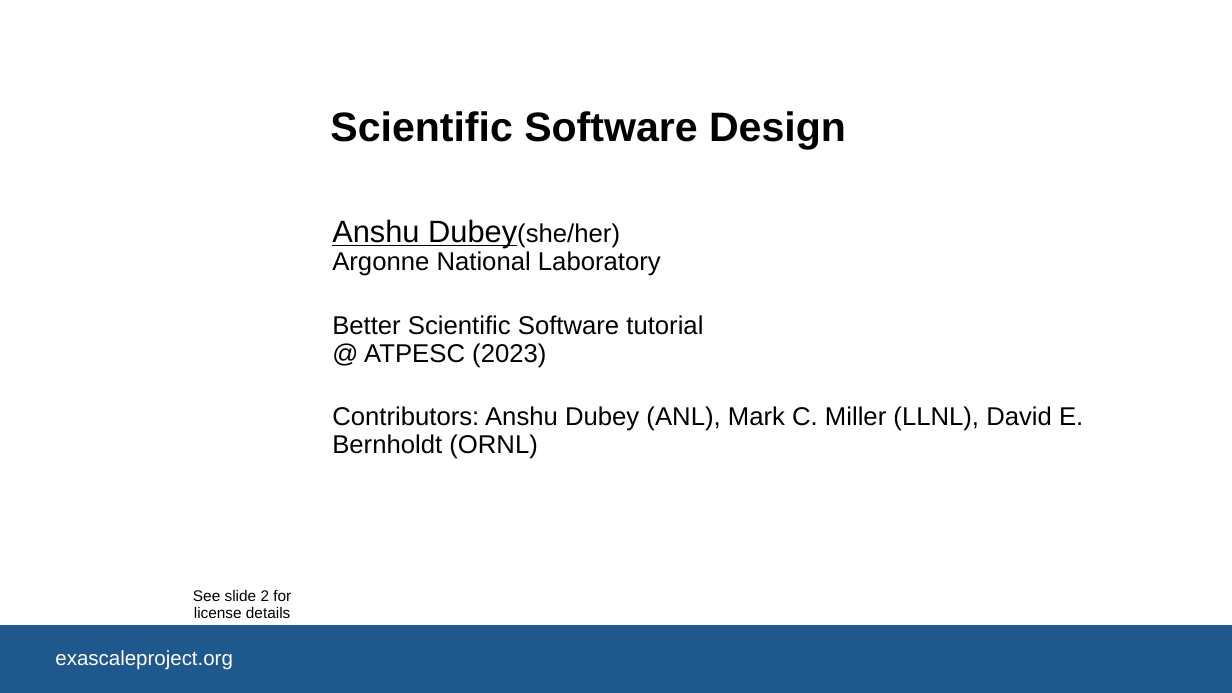
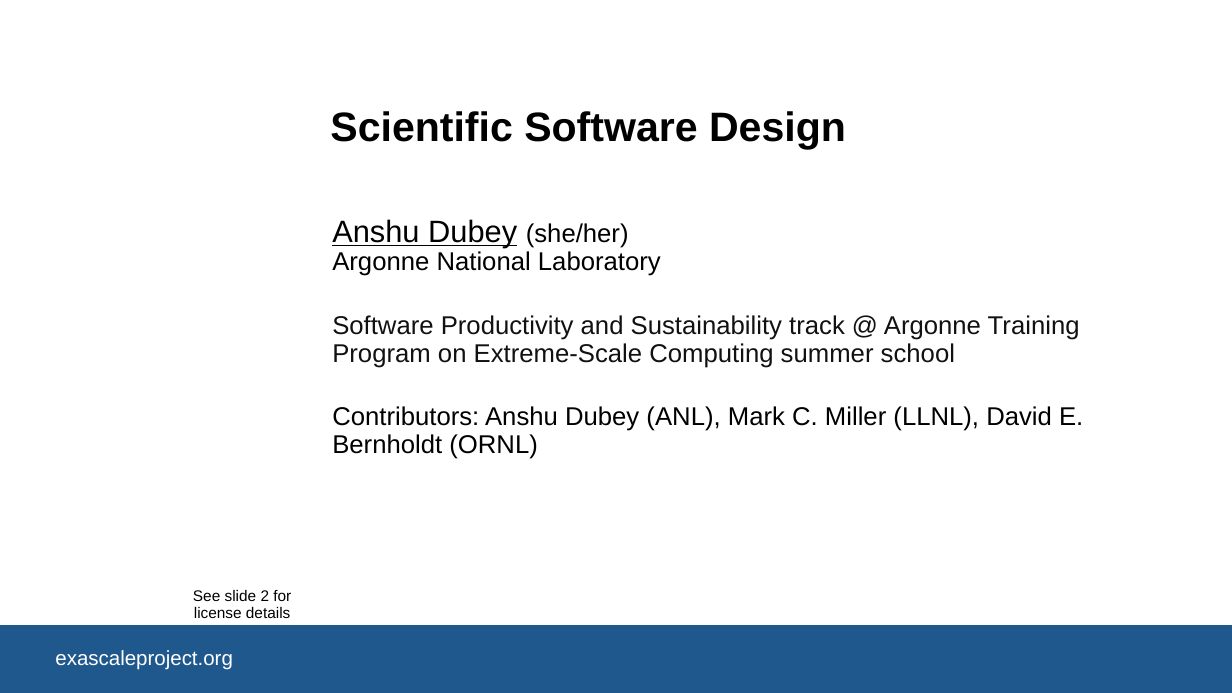
Before and after one commit to bssw-tutorial/presentations, a slide deck: slide 1 of design.pptx. Drawn at 1232x693 pixels with LibreOffice and Linux fonts; fonts in the diff are those of the drawing; background and template pictures are left out. Boxes give left, top, right and bottom in pixels: in the first picture for what was removed or moved away, otherwise in the second. Text is boxed around its words. In the diff, an @@ line names an element or a change of style, - is before the commit and + after.

Commit message:
Updates for ATPESC

```diff
--- a/design.pptx
+++ b/design.pptx
@@ subtitle at (332, 219, 1080, 368): text changed; text colour #000000 to #111111 @@
-Anshu Dubey(she/her)
-Argonne National Laboratory
-Better Scientific Software tutorial
-@ ATPESC (2023)
+Anshu Dubey (she/her)
+Argonne National Laboratory
+Software Productivity and Sustainability track @ Argonne Training Program on Extreme-Scale Computing summer school
```
Also in this commit, not shown: 1 slide added, 7 other files.
